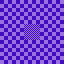
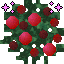
Comparing the layer stacks of the two 64 × 64 images. Changes:
hid group "16x Crops" (35 layers) over [24, 24, 40, 40]
showed group "done #1" (68 layers) over [0, 0, 64, 64]
showed group "sweet berries copy" (11 layers) over [0, 0, 64, 64]
painted on "sweet_berry_bush_stage3.png #1" over [2, 2, 62, 13]
hid "64x" over [0, 0, 64, 64]
